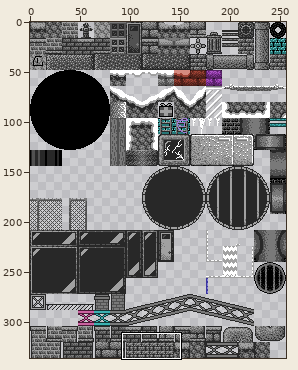
Sprite sheet -- bin/assets/tilesets/tiled_files/urbant.png. Above: a wide view before the commit, with the close-up outlined.
Close-up. Earlier state:
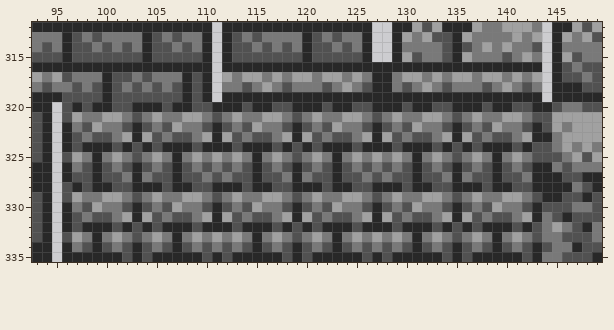
The file is 256x336 pixels. Shown: x 93..149, y 312..335.
Once edited:
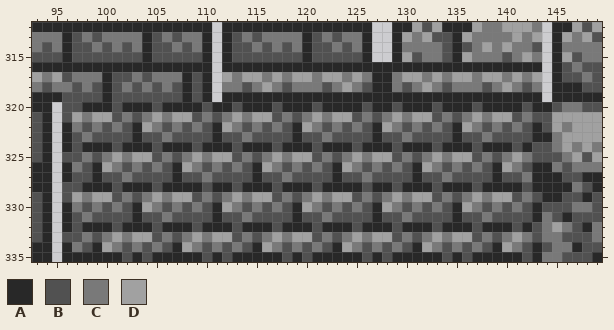
Palette (. is transparent): A #282828  B #515151  C #797979  D #a1a1a1
What changed:
@@ x 93..149 @@
 319 AAABBBBABBBBBBBABA.AAAAAAAAAAAAAAAAAAAAAAAAAAAAAAAA.AAAAA
-320 AA.BABAABBAAABAABBAAABAABBAAABAABBAAABAABBAAABAABBAABCCBB
-321 BA.BDCCDDCBCDCCDDCBCDCCDDCBCDCCDDCBCDCCDDCBCDCCDDCBBDDDDD
-322 BA.ACBDCCBABCBDCCBABCBDCCBABCBDCCBABCBDCCBABCBDCCBABDCDDD
-323 BA.ABCBBCDADBCBBCDADBCBBCDADBCBBCDADBCBBCDADBCBBCDAACDDDD
-324 BA.ABAAABABABAAABAAABAAABABABAAABAAABAAABABABAAABABBCDCDC
-325 BA.BDCACDCBCDCACDCDCDCACDCBCDCACDCDCDCACDCBCDCACDCBBBCDBD
-326 AA.ACBABCBABCBABCBCBCBABCBABCBABCBCBCBABCBABCBABCBAACBCCC
-327 AA.ABBABBCACBBABBCBCBBABBCACBBABBCBCBBABBCACBBABBCAAABBAA
-328 AA.BABAABBAAABAABBAAABAABBAAABAABBAAABAABBAAABAABBAAAACBA
-329 BA.BDCCDDCBCDCCDDCBCDCCDDCBCDCCDDCBCDCCDDCBCDCCDDCBAABBAB
-330 BA.ACBDCCBABCBDCCBABCBDCCBABCBDCCBABCBDCCBABCBDCCBABBBCCB
-331 BA.ABCBBCDADBCBBCDADBCBBCDADBCBBCDADBCBBCDADBCBBCDACBABBB
-332 BA.ABAAABABABAAABAAABAAABABABAAABAAABAAABABABAAABABCDCBAC
-333 BA.BDCACDCBCDCACDCDCDCACDCBCDCACDCDCDCACDCBCDCACDCBCCBBBC
-334 AA.ACBABCBABCBABCBCBCBABCBABCBABCBCBCBABCBABCBABCBABCCABB
+320 AA.BBAAABAAABAAAABAABAAABAAABAAAABAABAAABAAABAAAABAABCCBB
+321 BA.BDCDDBCBCDCDDBCBCDCDDBCBCDCDDBCBCDCDDBCBCDCDDBCBBDDDDD
+322 BA.ACBCBCBADCBCBCBADCBCBCBADCBCBCBADCBCBCBADCBCBCBABDCDDD
+323 BA.ABCBBBBABBCBBBBABBCBBBBABBCBBBBABBCBBBBABBCBBBBAACDDDD
+324 BA.ABAAABAAABAAABAAABAAABAAABAAABAAABAAABAAABAAABABBCDCDC
+325 BA.BBCBCDCDDBCBCDCDDBCBCDCDDBCBCDCDDBCBCDCDDBCBCDCBBBCDBD
+326 AA.ACBADCBCBCBADCBCBCBADCBCBCBADCBCBCBADCBCBCBADCBAACBCCC
+327 AA.ABBABBCBBBBABBCBBBBABBCBBBBABBCBBBBABBCBBBBABBCAAABBAA
+328 AA.BBAAABAAABAAAABAABAAABAAABAAAABAABAAABAAABAAAABAAAACBA
+329 BA.BDCDDBCBCDCDDBCBCDCDDBCBCDCDDBCBCDCDDBCBCDCDDBCBAABBAB
+330 BA.ACBCBCBADCBCBCBADCBCBCBADCBCBCBADCBCBCBADCBCBCBABBBCCB
+331 BA.ABCBBBBABBCBBBBABBCBBBBABBCBBBBABBCBBBBABBCBBBBACBABBB
+332 BA.ABAAABAAABAAABAAABAAABAAABAAABAAABAAABAAABAAABABCDCBAC
+333 BA.BBCBCDCDDBCBCDCDDBCBCDCDDBCBCDCDDBCBCDCDDBCBCDCBCCBBBC
+334 AA.ACBADCBCBCBADCBCBCBADCBCBCBADCBCBCBADCBCBCBADCBABCCABB
 335 AA.AAAAAABABAAAAABABAAAAABABAAAAABABAAAAABABAAAAABACCBBBA
Pixel boxes of the changes (left, top, right, bottom) in both close-ups:
changed: (72, 102, 532, 252)
